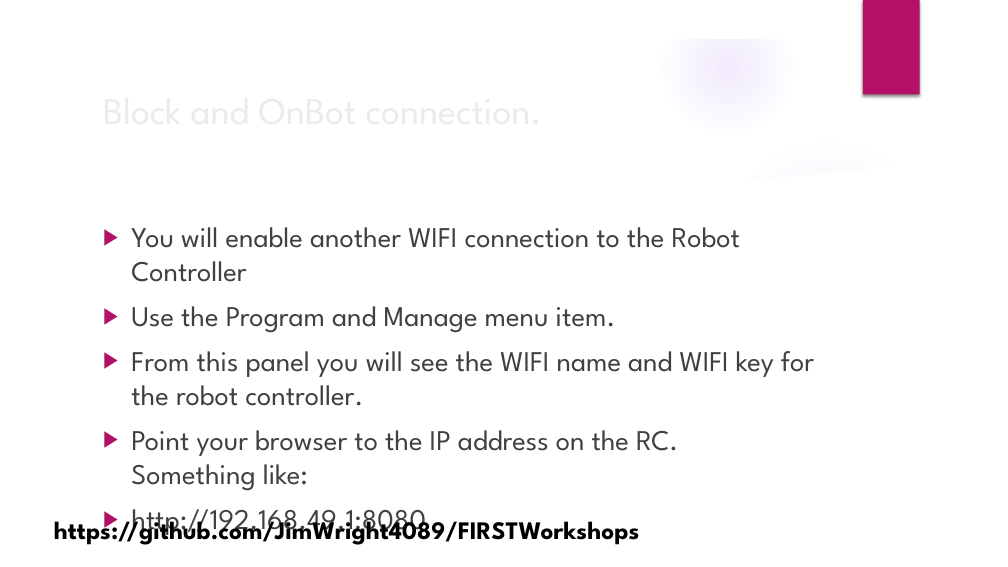
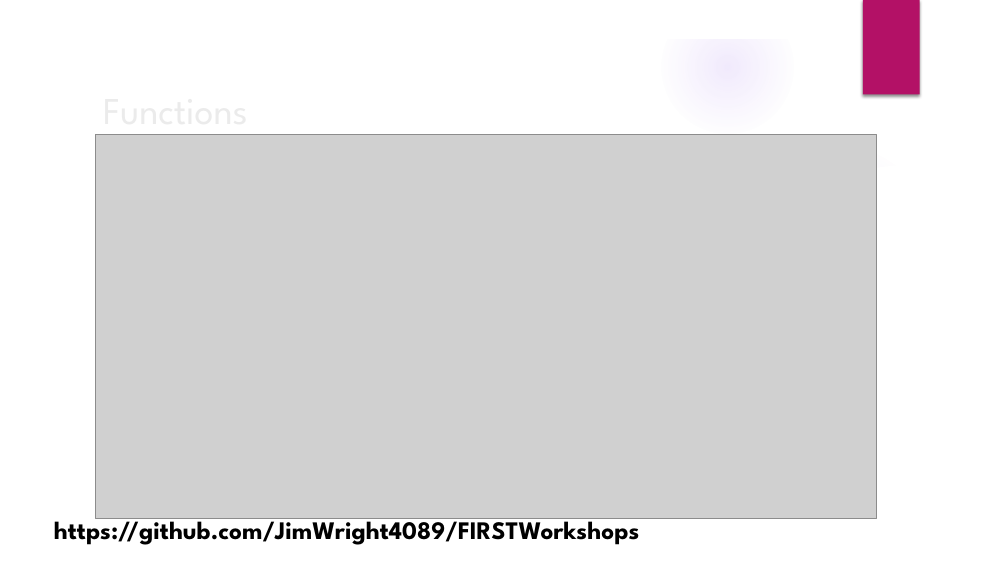
Before and after one commit to JimWright4089/FIRSTWorkshops, a slide deck: slide 15 of FLL/2018/The Others.pptx (slide 13 before the commit). Drawn at 1008x567 pixels with LibreOffice and Linux fonts; fonts in the diff are those of the drawing; grey boxes stand for pictures; background and template pictures are left out. Boxes give left, top, right and bottom in pixels: in the first picture for what was removed or moved away, otherwise in the second. Text is boxed around its words. In the diff, an @@ line names an element or a change of style, - is before the commit and + after.

Commit message:
Update the power point

```diff
--- a/FLL/2018/The Others.pptx
+++ b/FLL/2018/The Others.pptx
@@ picture added at box(95, 135, 876, 519) @@
@@ title at box(103, 134, 248, 136): text changed @@
-Block and OnBot connection.
+Functions
@@ text removed at box(131, 227, 814, 539) @@
-▶ You will enable another WIFI connection to the Robot Controller
-▶ Use the Program and Manage menu item.
-▶ From this panel you will see the WIFI name and WIFI key for the robot controller.
-▶ Point your browser to the IP address on the RC. Something like:
-▶ http://192.168.49.1:8080
```
Also in this commit, not shown: 8 other slides changed, 4 slides added, 4 slides removed.
